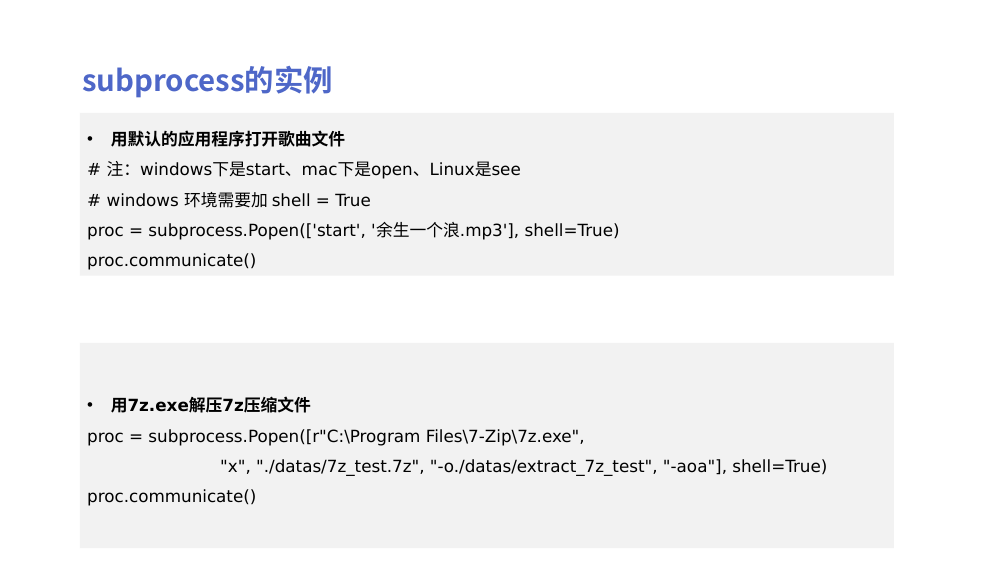
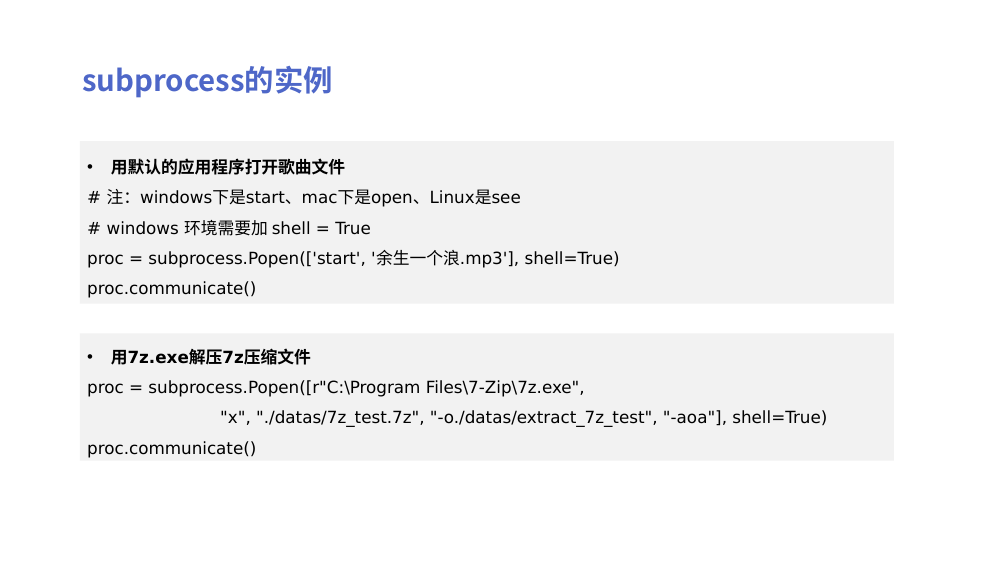
Before and after one commit to peiss/ant-learn-python-concurrent, a slide deck: slide 51 of Python并发编程简介.pptx (slide 52 before the commit). Drawn at 1008x567 pixels with LibreOffice and Linux fonts; fonts in the diff are those of the drawing. Boxes give left, top, right and bottom in pixels: in the first picture for what was removed or moved away, otherwise in the second. Text is boxed around its words. In the diff, an @@ line names an element or a change of style, - is before the commit and + after.

```diff
--- a/Python并发编程简介.pptx
+++ b/Python并发编程简介.pptx
@@ rectangle "用默认的应用程序打开歌曲文件": place and size @@
-rectangle "用默认的应用程序打开歌曲文件" at [80,113,895,275]
+rectangle "用默认的应用程序打开歌曲文件" at [80,141,895,304]
@@ rectangle "用7z.exe解压7z压缩文件": place and size @@
-rectangle "用7z.exe解压7z压缩文件" at [80,343,895,548]
+rectangle "用7z.exe解压7z压缩文件" at [80,333,895,461]
```
Also in this commit, not shown: 1 slide removed, 1 other file.
